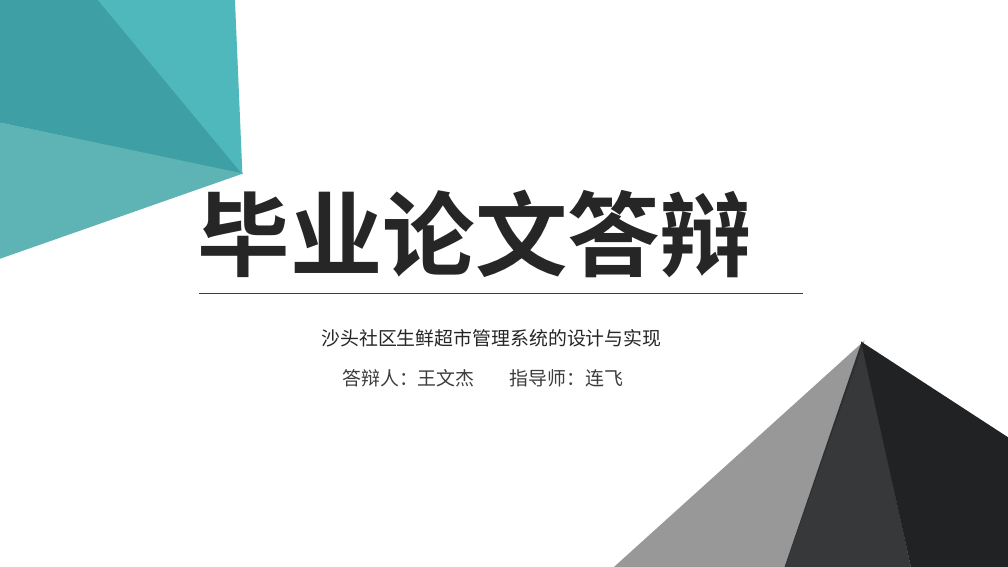
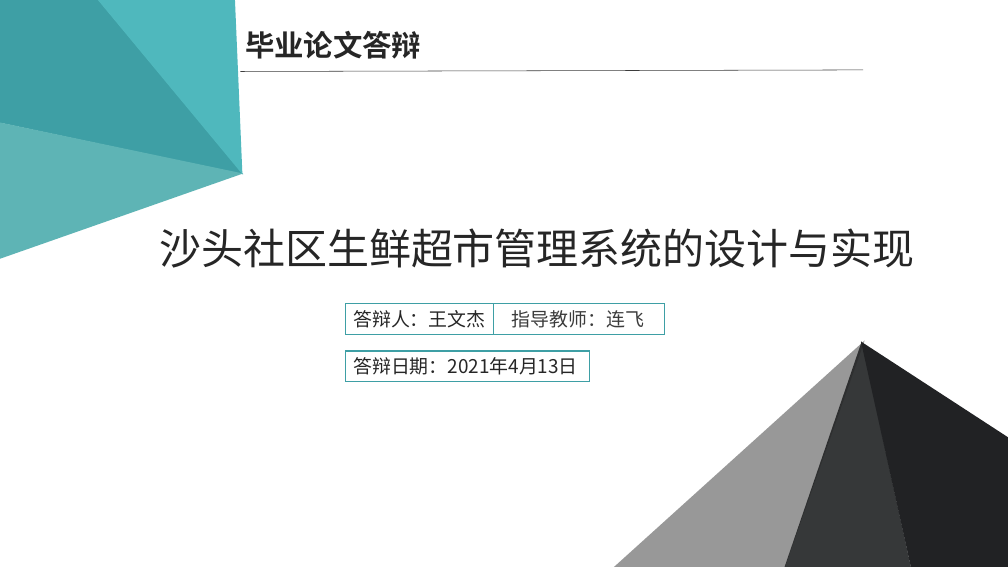
Before and after one commit to cckmit/typora-note, a slide deck: slide 1 of 毕业答辩.pptx. Drawn at 1008x567 pixels with LibreOffice and Linux fonts; fonts in the diff are those of the drawing; background and template pictures are left out. Boxes give left, top, right and bottom in pixels: in the first picture for what was removed or moved away, otherwise in the second. Text is boxed around its words. In the diff, an @@ line names an element or a change of style, - is before the commit and + after.

```diff
--- a/毕业答辩.pptx
+++ b/毕业答辩.pptx
@@ text "毕业论文答辩": place and size @@
-text "毕业论文答辩" at [198,175,752,278]
+text "毕业论文答辩" at [245,31,421,59]
@@ text "毕业论文答辩" at [245,31,421,59]: size 88 to 28 pt @@
@@ line moved from (199, 293) - (803, 293) to (240, 72) - (864, 70) @@
@@ text "沙头社区生鲜超市管理系统的设计与实现": place and size @@
-text "沙头社区生鲜超市管理系统的设计与实现" at [321,329,661,347]
+text "沙头社区生鲜超市管理系统的设计与实现" at [159,228,914,268]
@@ text "沙头社区生鲜超市管理系统的设计与实现" at [159,228,914,268]: size 18 to 40 pt; alignment centre to left @@
@@ rectangle "答辩人：王文杰": place and size @@
-rectangle "答辩人：王文杰" at [342,369,474,387]
+rectangle "答辩人：王文杰" at [346,304,493,334]
@@ rectangle "答辩人：王文杰" at [346,304,493,334]: text colour #3C3C3C to #262626; alignment centre to left; fill none to #FFFFFF; outline none to #3E9FA5 1 pt @@
@@ rectangle "指导教师：连飞": place and size @@
-rectangle "指导教师：连飞" at [510,369,623,387]
+rectangle "指导教师：连飞" at [492,304,665,334]
@@ rectangle "指导教师：连飞" at [492,304,665,334]: fill none to #FFFFFF; outline none to #3E9FA5 1 pt @@
@@ text in rectangle at [512,310,644,328]: text changed @@
-指导师：连飞
+指导教师：连飞
@@ rectangle added at [346,351,590,381], fill #FFFFFF, outline #3E9FA5 1 pt, 18 pt, text #262626 @@
+答辩日期：2021年4月13日
```
Also in this commit, not shown: 7 other slides changed, 5 slides added, 7 slides removed.
